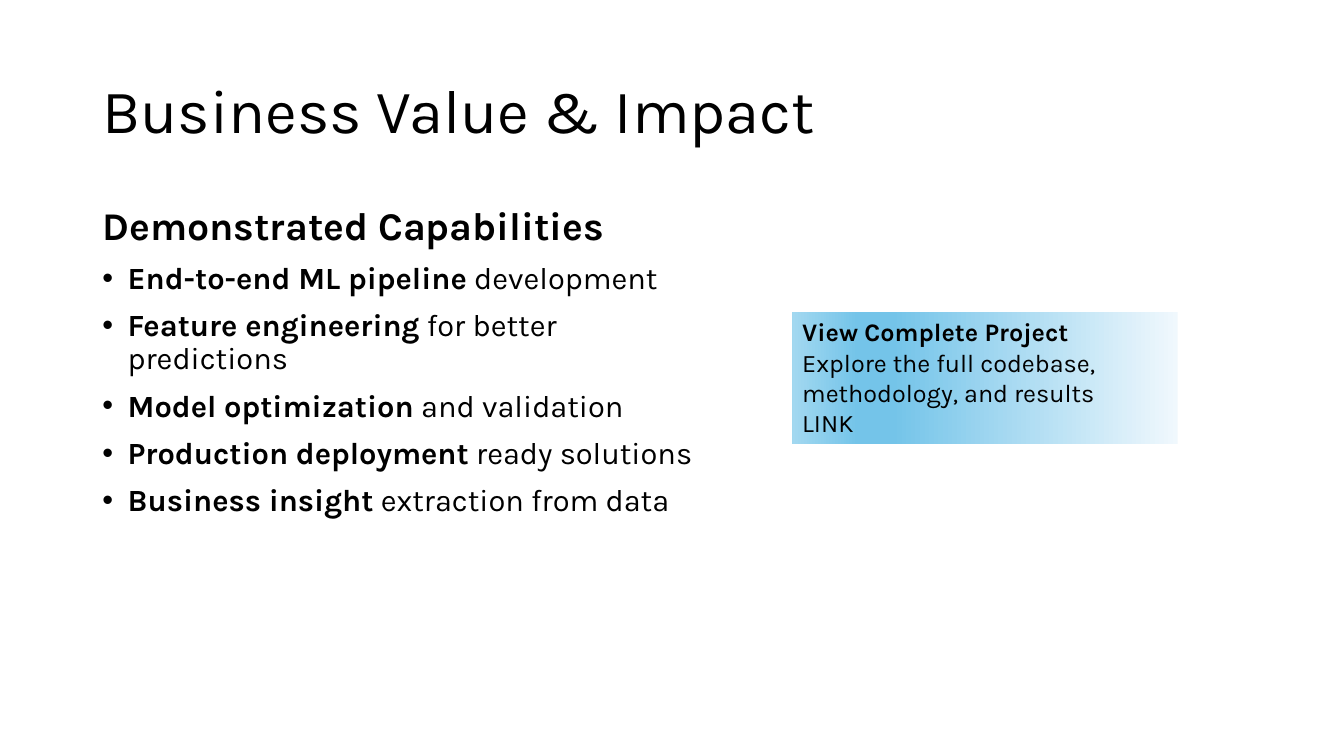
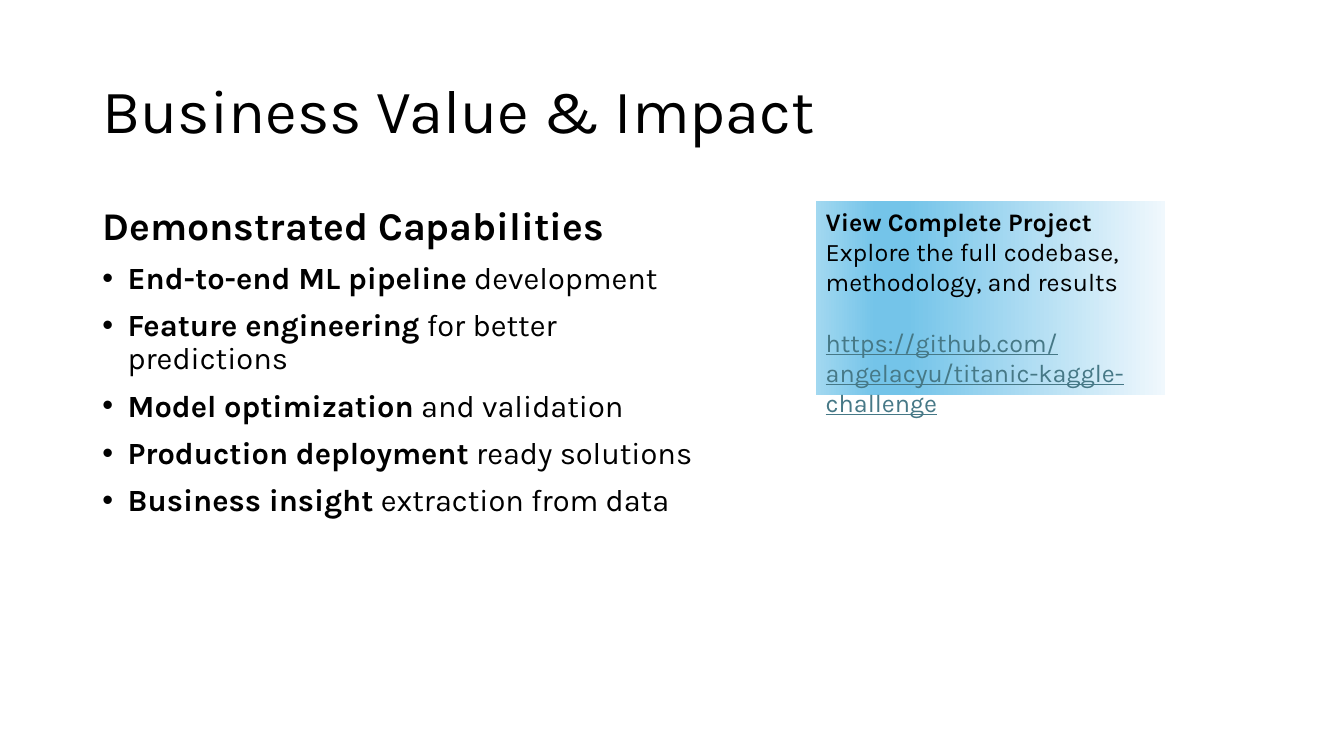
Before and after one commit to angelacyu/titanic-kaggle-challenge, a slide deck: slide 7 of Predicting Survival- Machine Learning Insights from the Titanic Disaster.pptx (slide 6 before the commit). Drawn at 1344x756 pixels with LibreOffice and Linux fonts; fonts in the diff are those of the drawing. Boxes give left, top, right and bottom in pixels: in the first picture for what was removed or moved away, otherwise in the second. Text is boxed around its words. In the diff, an @@ line names an element or a change of style, - is before the commit and + after.

```diff
--- a/Predicting Survival- Machine Learning Insights from the Titanic Disaster.pptx
+++ b/Predicting Survival- Machine Learning Insights from the Titanic Disaster.pptx
@@ rectangle "View Complete Project" resized from (x1=792, y1=312, x2=1178, y2=444) to (x1=816, y1=202, x2=1166, y2=395) @@
@@ text in rectangle at (x1=826, y1=329, x2=1124, y2=389): text changed; text colour #000000 to #467886 @@
-LINK
+https://github.com/angelacyu/titanic-kaggle-challenge
```
Also in this commit, not shown: 3 other slides changed, 1 slide added, 4 other files.
